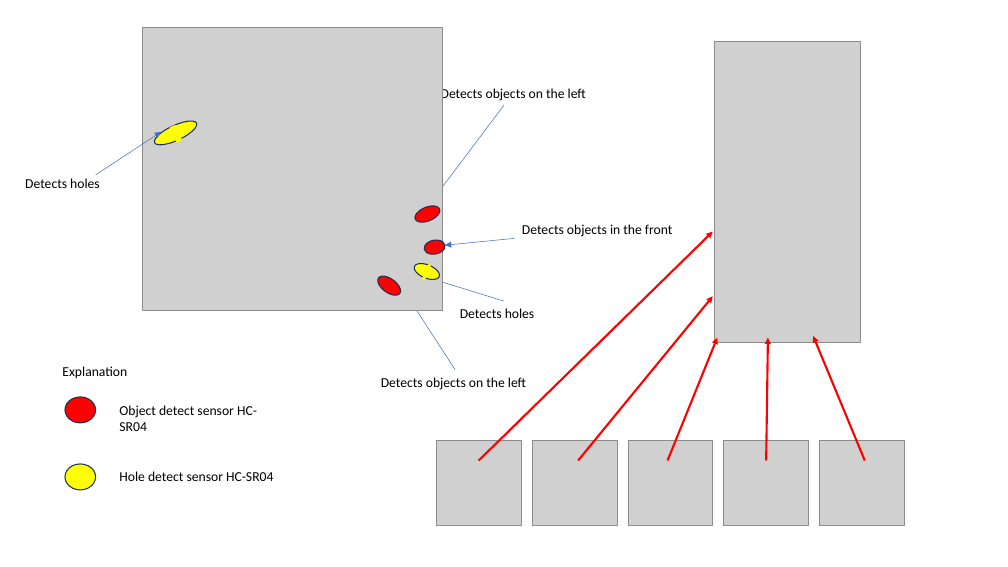
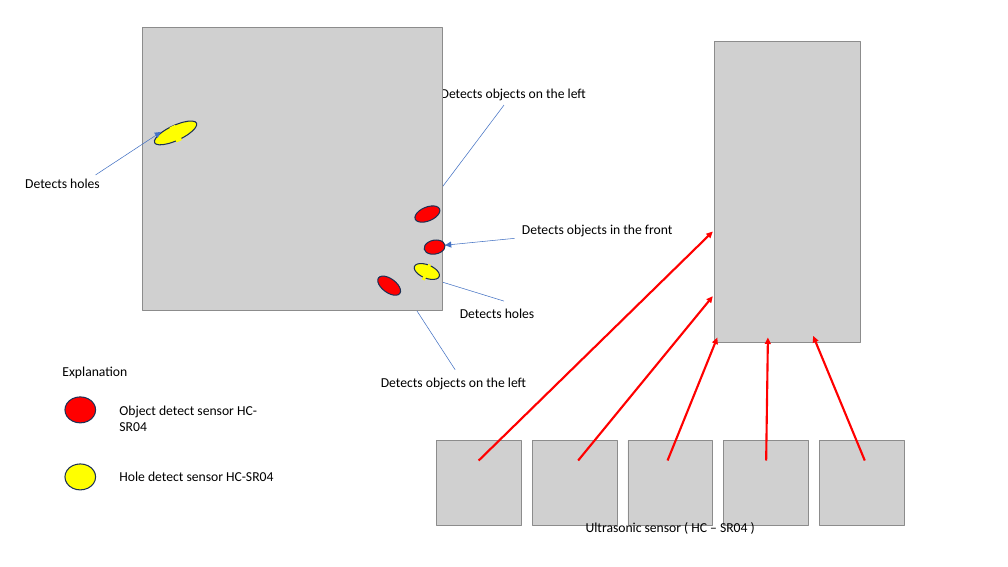
Before and after one commit to vo-hp/Power-Weelchair, a slide deck: slide 10 of presentation.pptx. Drawn at 1008x567 pixels with LibreOffice and Linux fonts; fonts in the diff are those of the drawing; grey boxes stand for pictures. Boxes give left, top, right and bottom in pixels: in the first picture for what was removed or moved away, otherwise in the second. Text is boxed around its words. In the diff, an @@ line names an element or a change of style, - is before the commit and + after.

```diff
--- a/presentation.pptx
+++ b/presentation.pptx
@@ text added at (x1=586, y1=521, x2=747, y2=537), 13 pt, text #000000 @@
+Ultrasonic sensor ( HC – SR04 )
```
Also in this commit, not shown: 1 slide added, 1 slide removed, 2 other files.
